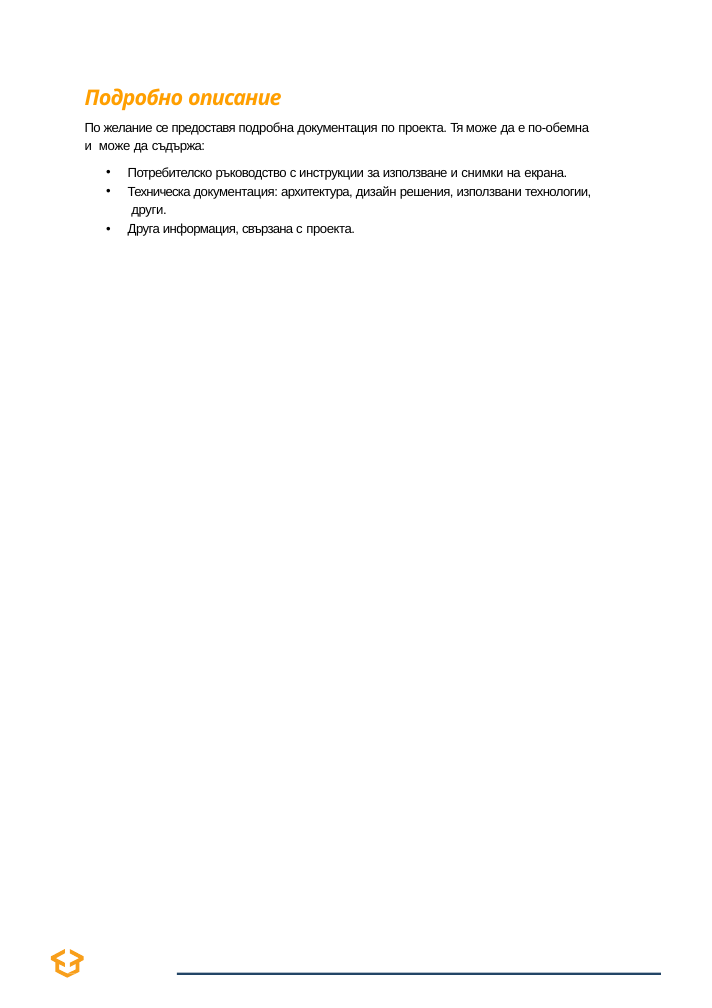
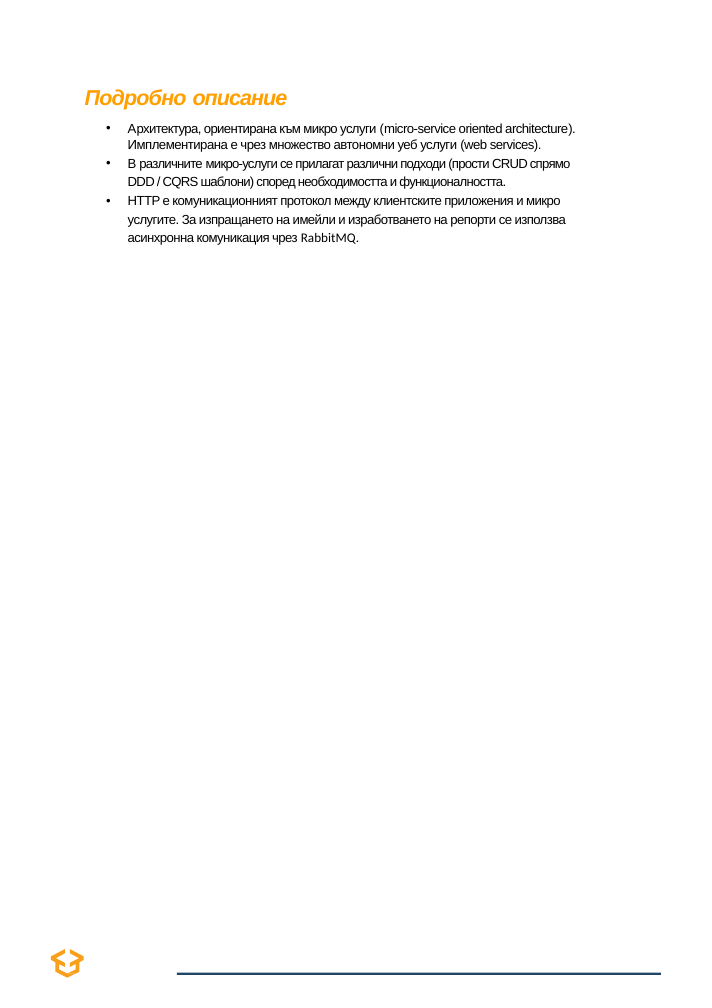
Before and after one commit to rossburnette/AspReactDddCqrsEventSourcingHateoas, a slide deck: slide 3 of resources/softuniada/Softuniada-Project-Documentation.pptx (slide 2 before the commit). Drawn at 712x1008 pixels with LibreOffice and Linux fonts; fonts in the diff are those of the drawing; background and template pictures are left out. Boxes give left, top, right and bottom in pixels: in the first picture for what was removed or moved away, otherwise in the second. Text is boxed around its words. In the diff, an @@ line names an element or a change of style, - is before the commit and + after.

```diff
--- a/resources/softuniada/Softuniada-Project-Documentation.pptx
+++ b/resources/softuniada/Softuniada-Project-Documentation.pptx
@@ text at (85,89,288,110): font Karla to Arial in "Подробно описание" @@
@@ text at (128,123,576,245): text changed @@
-По желание се предоставя подробна документация по проекта. Тя може да е по-обемна и може да съдържа:
-• Потребителско ръководство с инструкции за използване и снимки на екрана.
-• Техническа документация: архитектура, дизайн решения, използвани технологии, други.
-• Друга информация, свързана с проекта.
+• Aрхитектура, ориентирана към микро услуги (micro-service oriented architecture).
+  Имплементирана е чрез множество автономни уеб услуги (web services).
+• В различните микро-услуги се прилагат различни подходи (прости CRUD спрямо DDD / CQRS шаблони) според необходимостта и функционалността.
+• HTTP е комуникационният протокол между клиентските приложения и микро услугите. За изпращането на имейли и изработването на репорти се използва асинхронна комуникация чрез RabbitMQ.
```
Also in this commit, not shown: 7 slides added, 1 slide removed, 1 other file.
